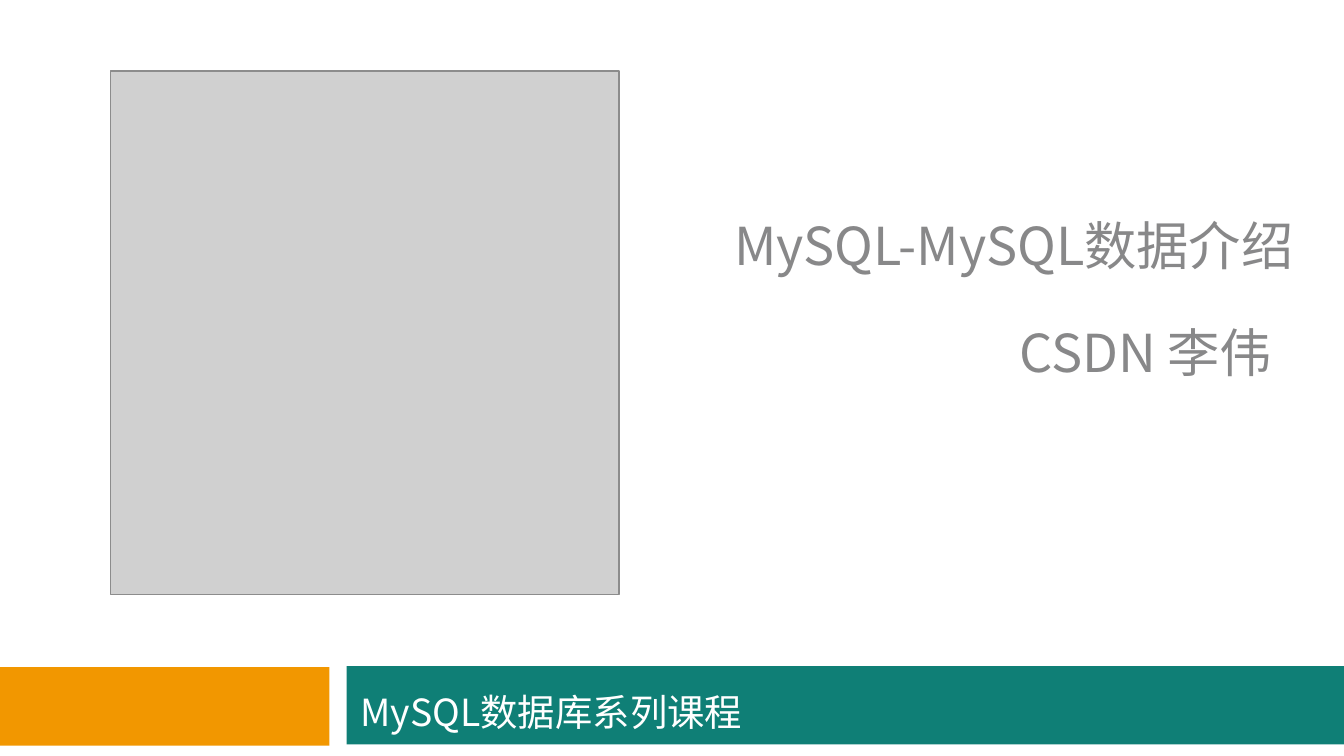
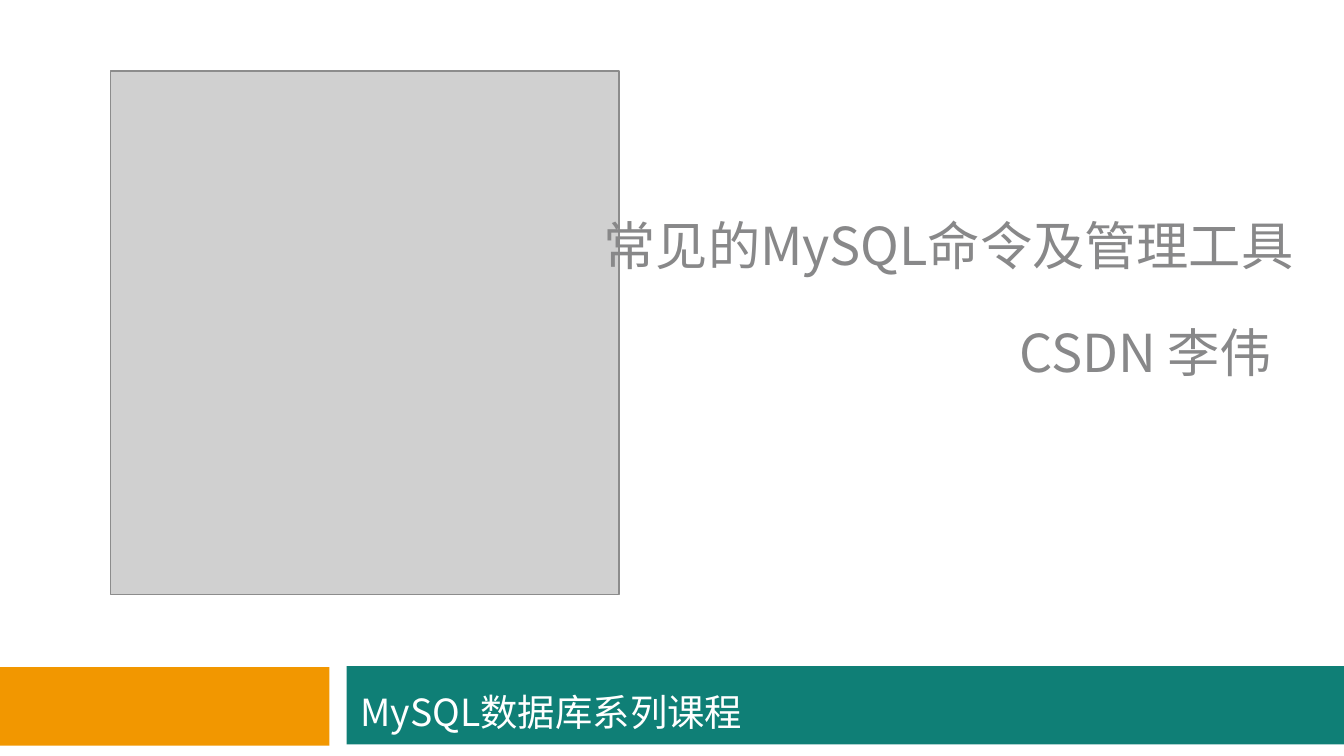
Before and after one commit to hbsiteam/Teaching2013, a slide deck: slide 1 of 3G/MySQL数据库/MySQL_PPT_1.0.0/MySQL-chapter-2-v1.0.0 .ppt. Drawn at 1344x756 pixels with LibreOffice and Linux fonts; fonts in the diff are those of the drawing; grey boxes stand for pictures. Boxes give left, top, right and bottom in pixels: in the first picture for what was removed or moved away, otherwise in the second. Text is boxed around its words. In the diff, an @@ line names an element or a change of style, - is before the commit and + after.

Commit message:
李伟 更新第一课ppt，第二课ppt稍作修改

```diff
--- a/3G/MySQL数据库/MySQL_PPT_1.0.0/MySQL-chapter-2-v1.0.0 .ppt
+++ b/3G/MySQL数据库/MySQL_PPT_1.0.0/MySQL-chapter-2-v1.0.0 .ppt
@@ text at <box>604,212,1294,279</box>: text changed @@
-MySQL-MySQL数据介绍
+常见的MySQL命令及管理工具
```
Also in this commit, not shown: 2 other slides changed, 1 other file.
